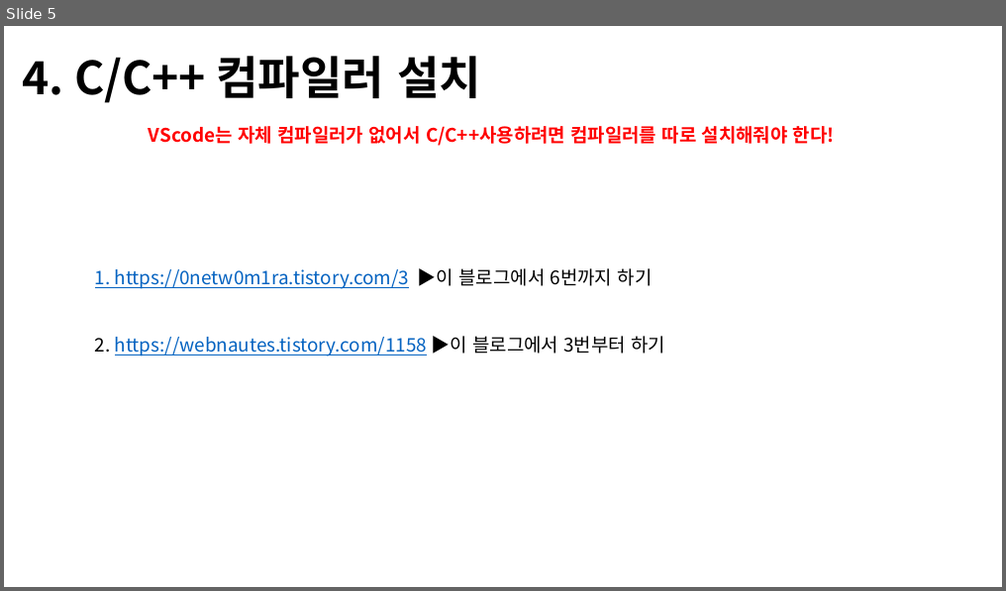
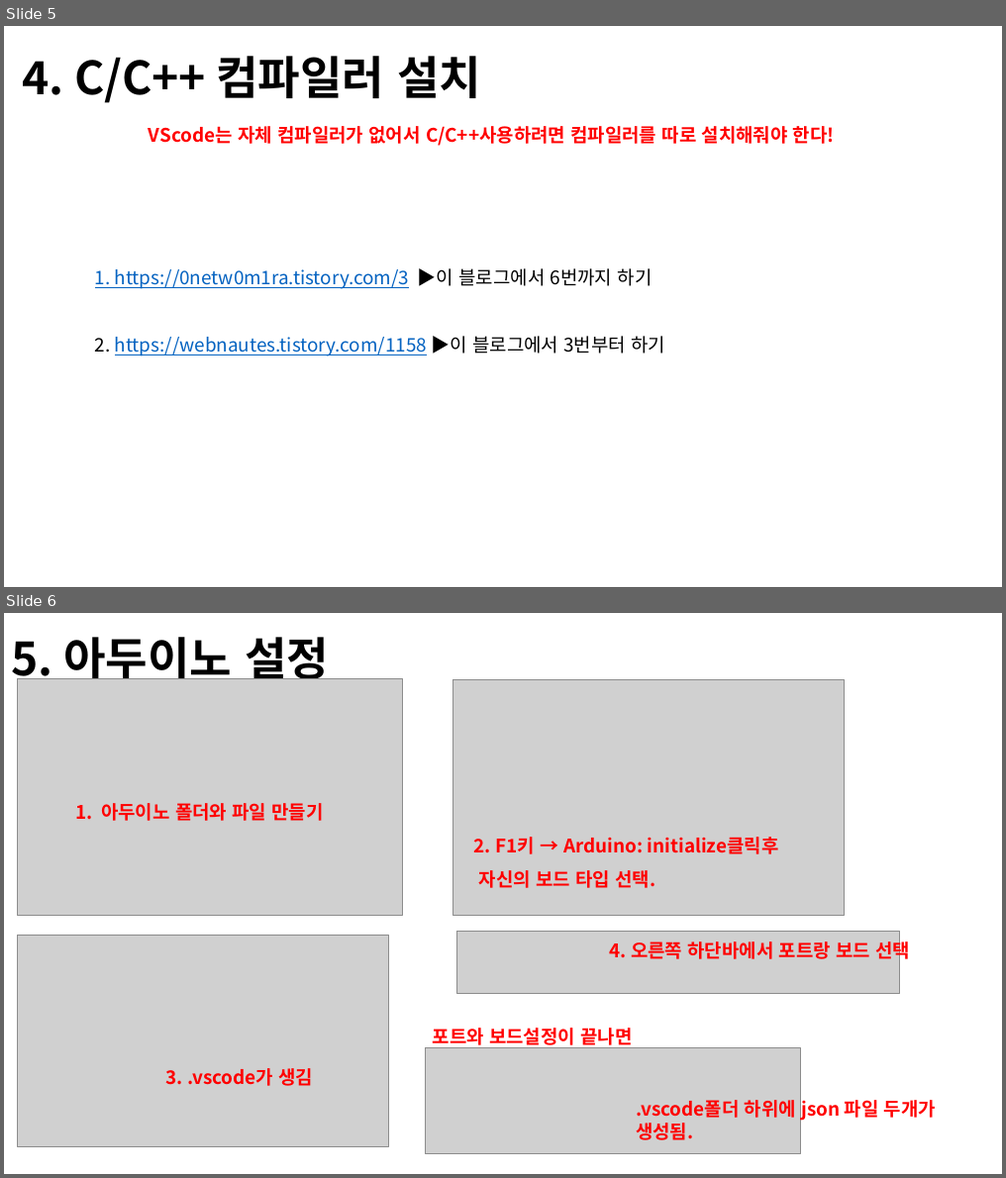
Before and after one commit to SILO-KSH/SILO-KSH, a slide deck: GitHub&VSCode&Arduino/Vscode아두이노.pptx. Shown one above the other, each under a label of ours: slide 5 before the commit, slides 5 and 6 after it. The pictures are 1006x591 and 1006x1178 pixels, drawn with LibreOffice and Linux fonts; fonts in the diff are those of the drawing; grey boxes stand for pictures. Boxes give left, top, right and bottom in pixels: in the first picture for what was removed or moved away, otherwise in the second. Text is boxed around its words. In the diff, an @@ line names an element or a change of style, - is before the commit and + after.

Commit message:
아두이노 추가

```diff
--- a/GitHub&VSCode&Arduino/Vscode아두이노.pptx
+++ b/GitHub&VSCode&Arduino/Vscode아두이노.pptx
@@ slide 6 added at (4,613,1002,1174), background #FFFFFF @@
@@ text added at (11,629,329,687), 44 pt, text #000000, bold @@
+5. 아두이노 설정
@@ picture added at (18,679,402,916) @@
@@ picture added at (453,679,845,916) @@
@@ text added at (75,803,324,821), 18 pt, text #FF0000, bold @@
+1. 아두이노 폴더와 파일 만들기
@@ text added at (474,837,779,888), 18 pt, text #FF0000, bold @@
+2. F1키 → Arduino: initialize클릭후
+자신의 보드 타입 선택.
@@ picture added at (18,935,389,1147) @@
@@ picture added at (457,931,900,994) @@
@@ text added at (609,938,910,962), 18 pt, text #FF0000, bold @@
+4. 오른쪽 하단바에서 포트랑 보드 선택
@@ text added at (433,1028,632,1050), 18 pt, text #FF0000, bold @@
+포트와 보드설정이 끝나면
@@ picture added at (426,1049,801,1155) @@
@@ text added at (166,1068,314,1086), 18 pt, text #FF0000, bold @@
+3. .vscode가 생김
@@ text added at (636,1100,936,1141), 18 pt, text #FF0000, bold @@
+.vscode폴더 하위에 json 파일 두개가 생성됨.
```
Also in this commit, not shown: 1 slide changed, 5 other slides added, 1 slide removed, 1 other file.
